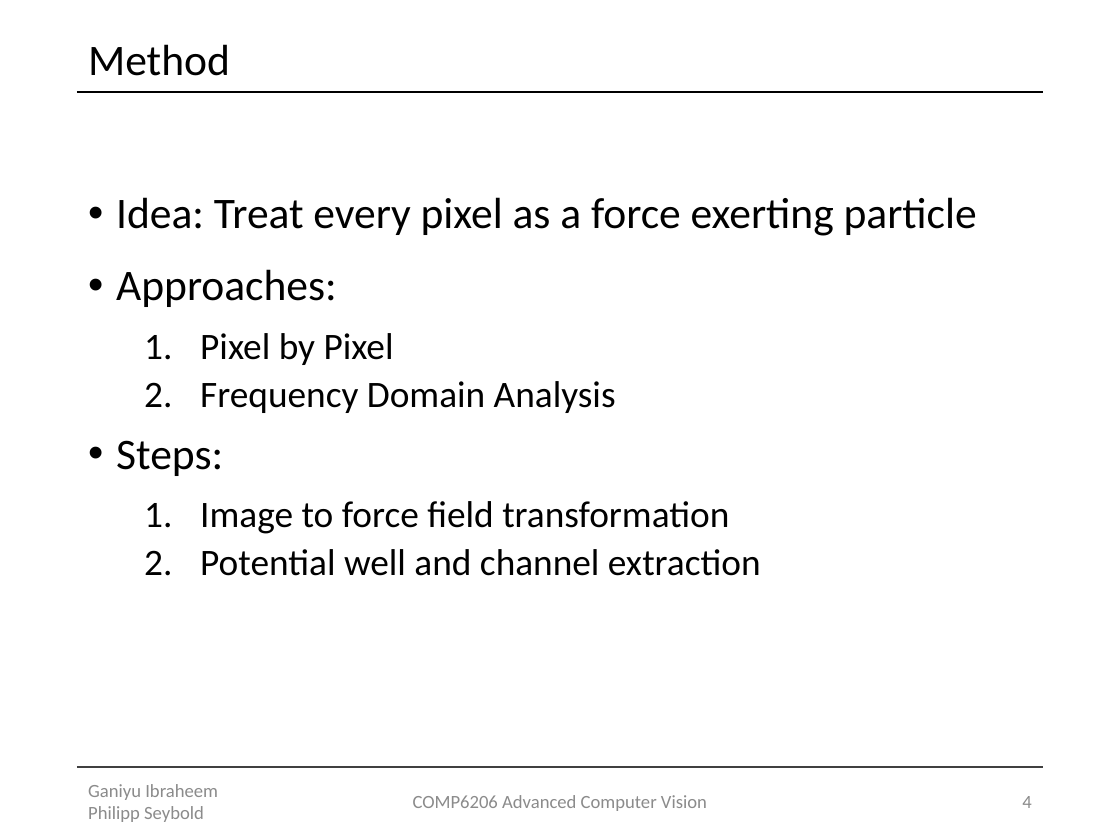
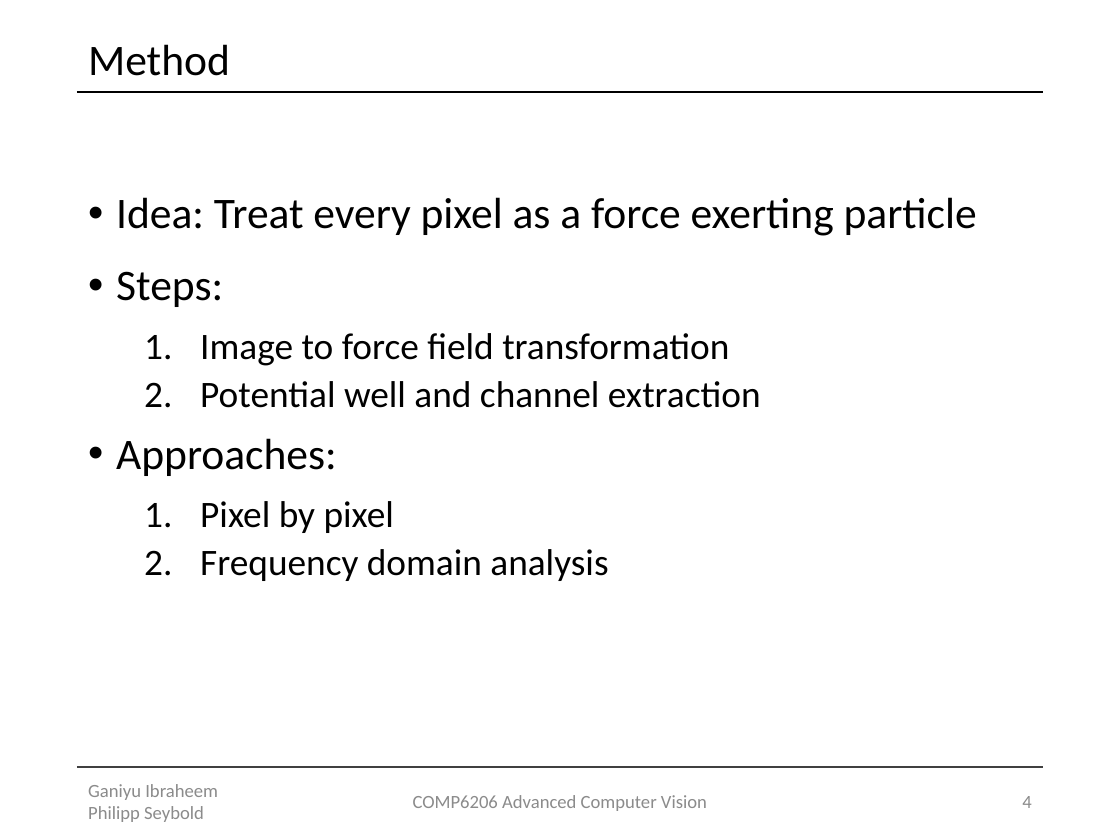
Before and after one commit to Lxrd-AJ/ForceFieldTransforms, a slide deck: slide 4 of Force Field Transformation.pptx. Drawn at 1120x840 pixels with LibreOffice and Linux fonts; fonts in the diff are those of the drawing. Boxes give left, top, right and bottom in pixels: in the first picture for what was removed or moved away, otherwise in the second. Text is boxed around its words. In the diff, an @@ line names an element or a change of style, - is before the commit and + after.

```diff
--- a/Force Field Transformation.pptx
+++ b/Force Field Transformation.pptx
@@ text at (116,269,616,413): paragraphs removed @@
-• Approaches:
-  1. Pixel by Pixel
-  2. Frequency Domain Analysis
@@ text at (116,438,608,581): paragraphs added @@
+• Approaches:
+  1. Pixel by pixel
+  2. Frequency domain analysis
```
Also in this commit, not shown: 4 other slides changed, 1 slide added, 2 other files.
